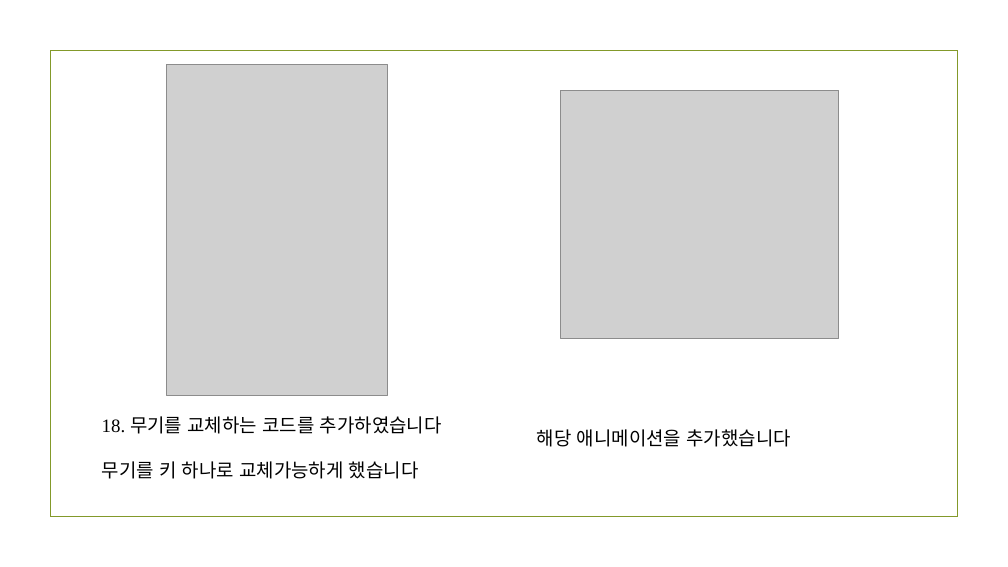
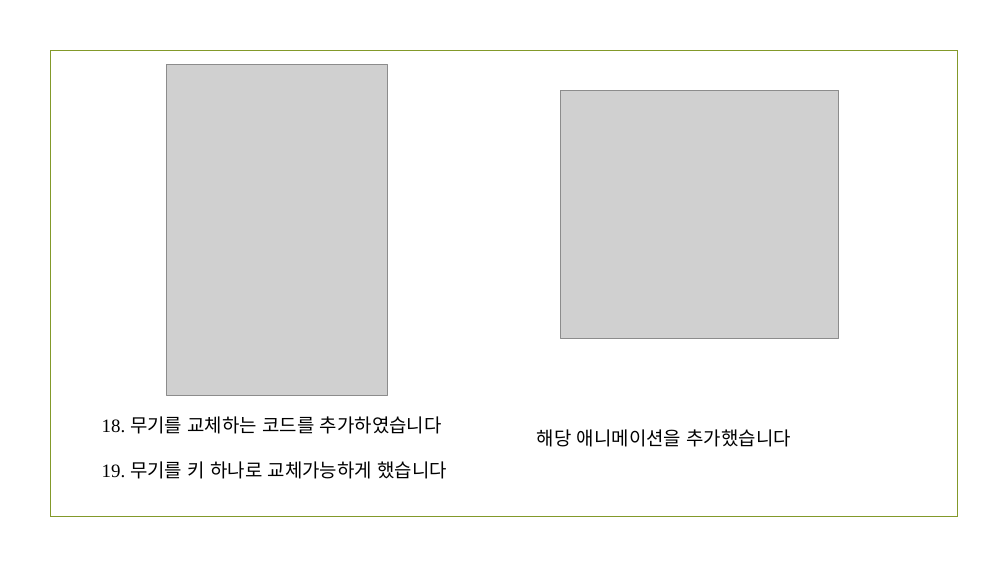
Before and after one commit to Leedogeon/gameprograming, a slide deck: slide 16 of GameProject/2017748065 이도건 게임제작.pptx. Drawn at 1008x567 pixels with LibreOffice and Linux fonts; fonts in the diff are those of the drawing; grey boxes stand for pictures; background and template pictures are left out. Boxes give left, top, right and bottom in pixels: in the first picture for what was removed or moved away, otherwise in the second. Text is boxed around its words. In the diff, an @@ line names an element or a change of style, - is before the commit and + after.

```diff
--- a/GameProject/2017748065 이도건 게임제작.pptx
+++ b/GameProject/2017748065 이도건 게임제작.pptx
@@ text at [102,461,447,479]: text changed @@
-무기를 키 하나로 교체가능하게 했습니다
+19. 무기를 키 하나로 교체가능하게 했습니다
```
Also in this commit, not shown: 9 other slides changed.
